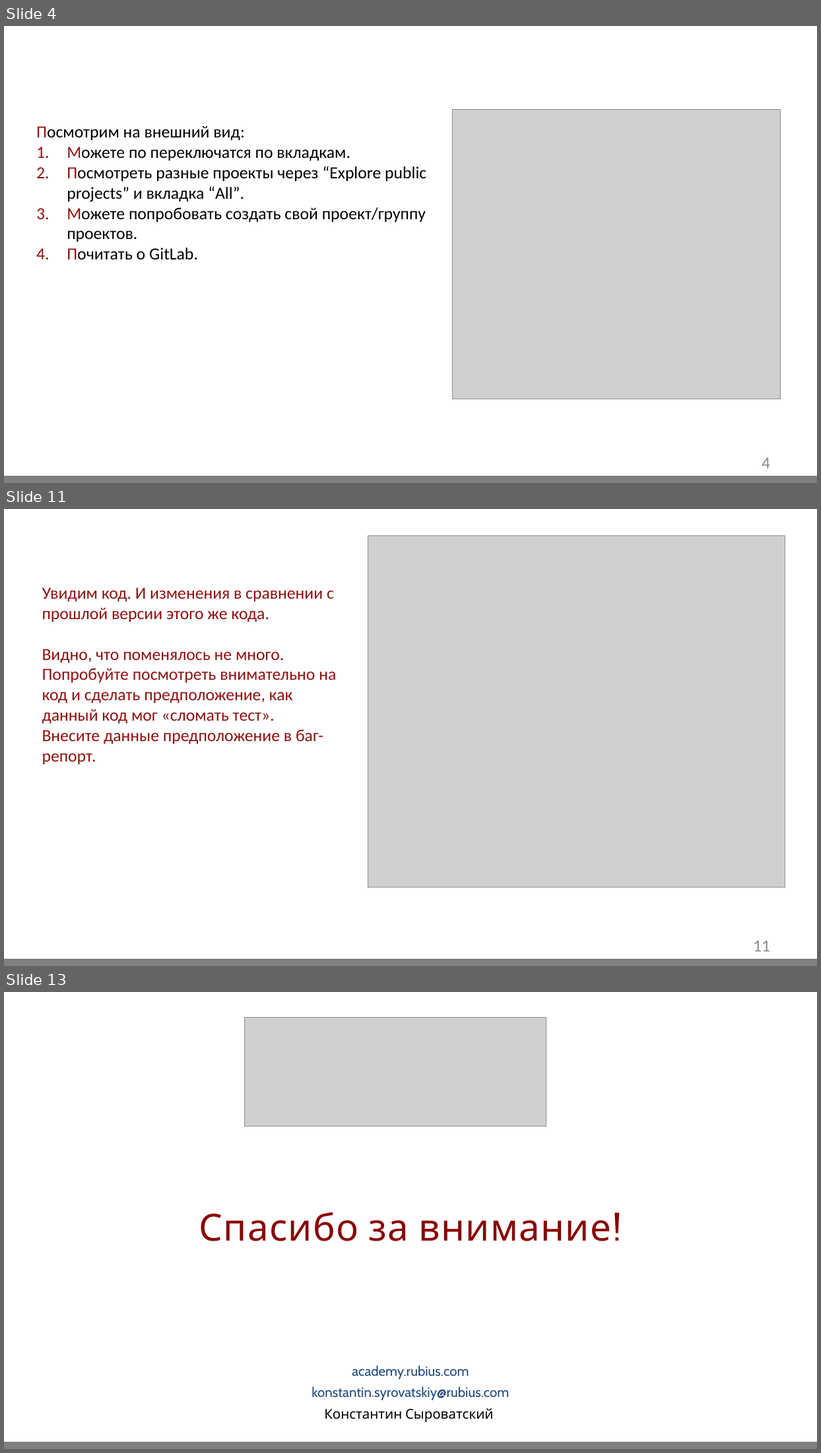
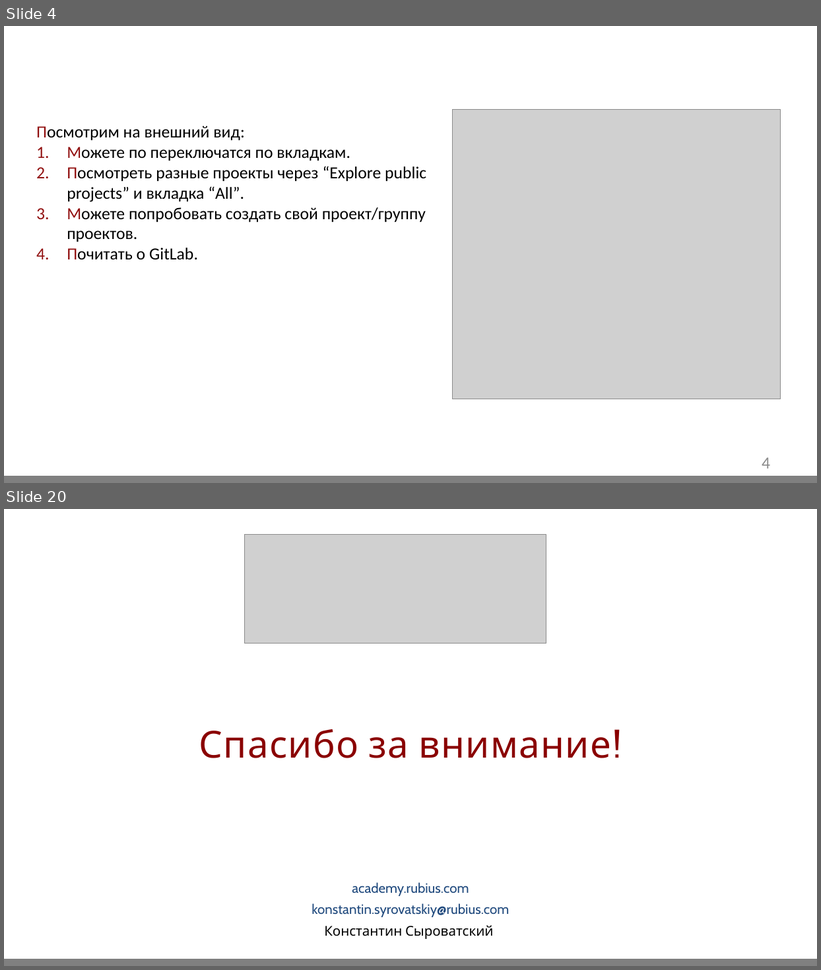
Before and after one commit to GidMaster/qa-courses, a slide deck: Home work.pptx. Shown one above the other, each under a label of ours: slides 4, 11 and 13 before the commit, slides 4 and 20 after it; the slides between them are not shown. The pictures are 821x1453 and 821x970 pixels, drawn with LibreOffice and Linux fonts; fonts in the diff are those of the drawing; grey boxes stand for pictures; background and template pictures are left out. Boxes give left, top, right and bottom in pixels: in the first picture for what was removed or moved away, otherwise in the second. Text is boxed around its words. In the diff, an @@ line names an element or a change of style, - is before the commit and + after.

```diff
--- a/Home work.pptx
+++ b/Home work.pptx
@@ slide 11 removed at <box>4,509,817,966</box>, background #FFFFFF; not listed: 2 template elements that a slide beside it also shows @@
@@ picture removed at <box>368,536,785,887</box> @@
@@ text removed at <box>42,588,336,764</box> @@
-Увидим код. И изменения в сравнении с прошлой версии этого же кода.
-Видно, что поменялось не много. Попробуйте посмотреть внимательно на код и сделать предположение, как данный код мог «сломать тест».
-Внесите данные предположение в баг-репорт.
@@ page number removed at <box>753,941,770,952</box> @@
-11
@@ what was slide 13 is now slide 20 @@
```
Also in this commit, not shown: 4 slides changed, 12 slides added, 5 other slides removed, 1 other file.
